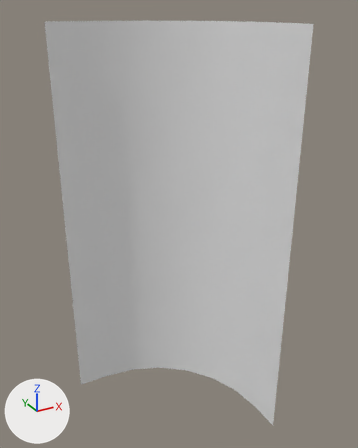
Renders of the FBX model Assets/Assets/Scenario/Meshes/SM_Pared_interior.fbx from each side of a commit.
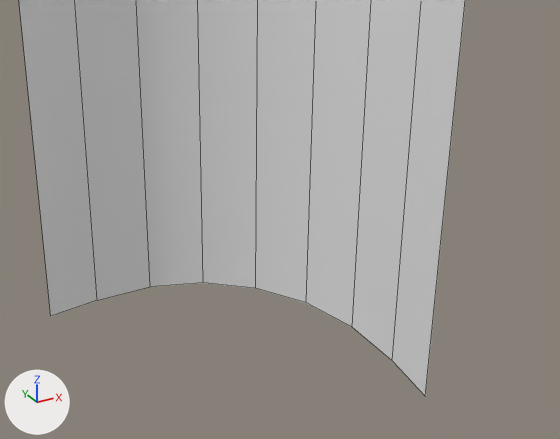
Each version is shown whole from a 50 mm camera at (-2.82, -3.03, 4.12) aimed at (-0.69, 0.83, 2.19), then close up on the part from 15% to 96% of the width and 50% to 100% of the height. The axes (+X, +Y, +Z) are drawn at lower left. The lights are the same throughout. The older version's two pictures come first. The close-ups show mesh edges as thin lines. Where no turn or scale is listed for an object, it has been applied to the vertices.

The older version as bpy lines, for what is in view:
```python
me_plane_026 = bpy.data.meshes.new('Plane.026')
me_plane_026.from_pydata(...)  # 18 vertices, 8 faces; spans x -1.6..0.0, y 0.0..1.6, z 0.0..4.0
ob_sm_pared_interior = bpy.data.objects.new('SM_Pared_interior', me_plane_026)
ob_sm_pared_interior.location = (0.0, 0.0, 0.0)
```
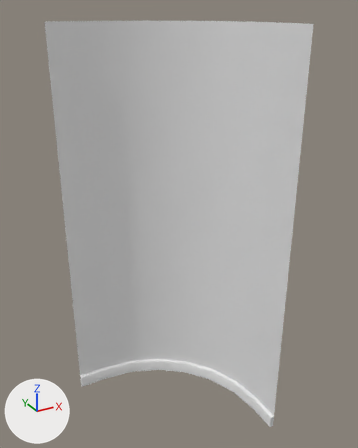
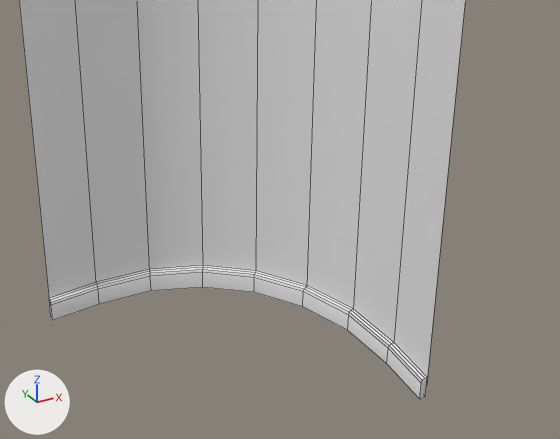
Patch to the scene script:
```diff
--- a/Assets/Assets/Scenario/Meshes/SM_Pared_interior.fbx.py
+++ b/Assets/Assets/Scenario/Meshes/SM_Pared_interior.fbx.py
@@ mat_mat_trims @@
+mat_mat_trims = principled_material('MAT_Trims')
+mat_mat_trims.base_color = (0.8, 0.8, 0.8)  # white #e7e7e7
@@ me_plane_019 @@
+me_plane_019.from_pydata(...)  # 54 vertices, 42 faces; spans x -1.6..0.0, y 0.0..1.6, z 0.0..0.14
+me_plane_019.materials.append(mat_mat_trims)  # white #e7e7e7
@@ ob_sm_pared_interior_001 @@
+ob_sm_pared_interior_001 = bpy.data.objects.new('SM_Pared_interior.001', me_plane_019)
+ob_sm_pared_interior_001.location = (0.0, 0.0, 0.0)
```

Where the change shows, as pixel boxes [x1, y1, x2, y2] in the close-ups (560 x 439 px):
'SM_Pared_interior.001', added
    after: [49, 265, 427, 399]
